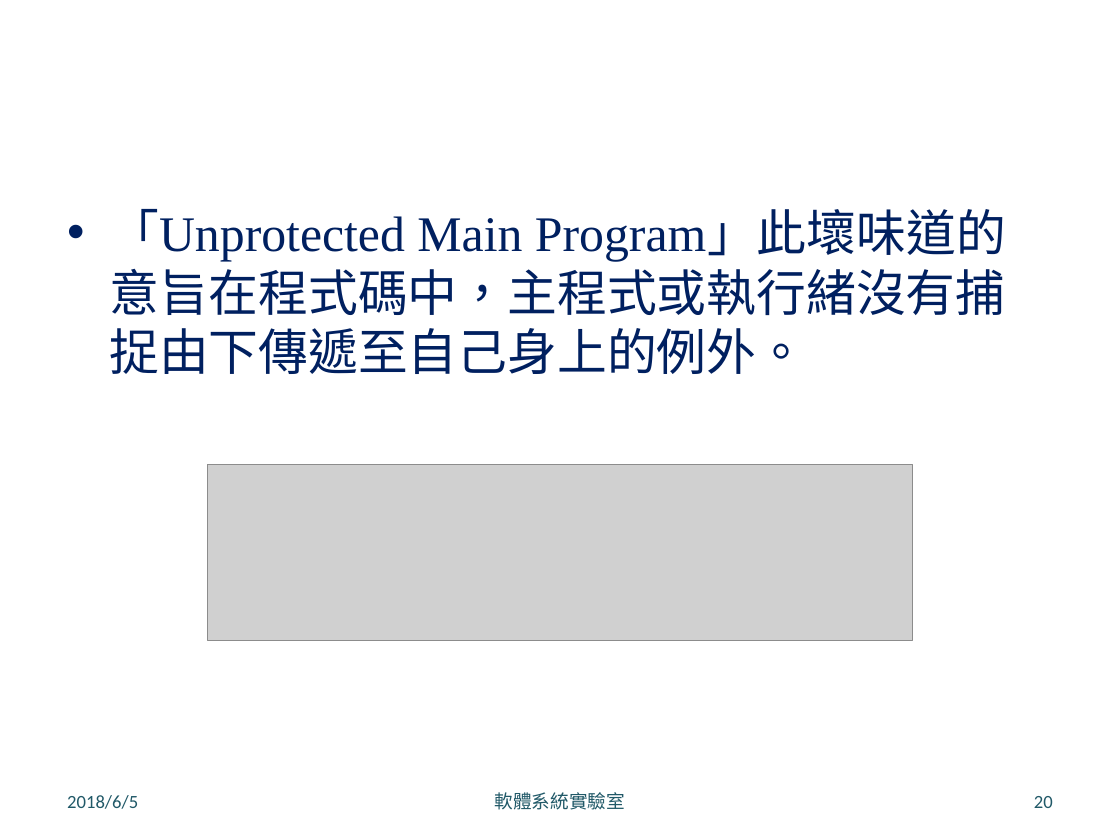
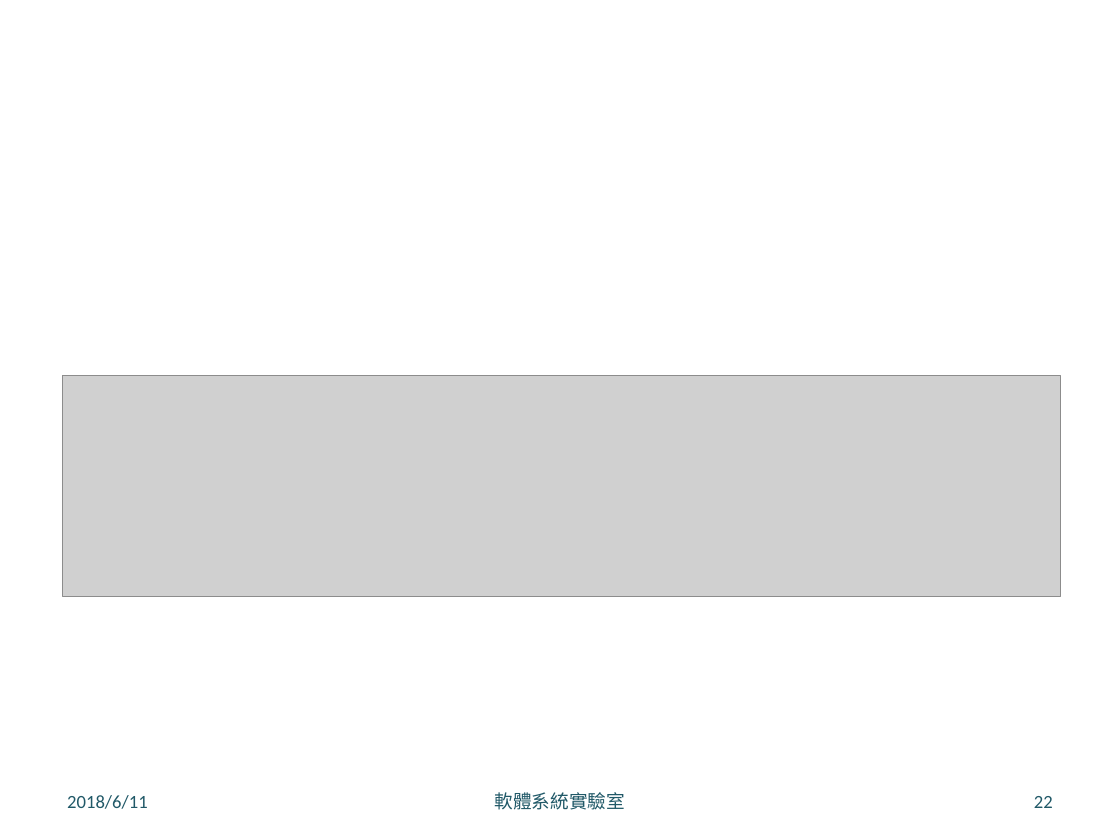
Before and after one commit to LeoLiu1209/Robusta-Thesis, a slide deck: slide 22 of 口試簡報 .pptx (slide 20 before the commit). Drawn at 1120x840 pixels with LibreOffice and Linux fonts; fonts in the diff are those of the drawing; grey boxes stand for pictures; background and template pictures are left out. Boxes give left, top, right and bottom in pixels: in the first picture for what was removed or moved away, otherwise in the second. Text is boxed around its words. In the diff, an @@ line names an element or a change of style, - is before the commit and + after.

```diff
--- a/口試簡報 .pptx
+++ b/口試簡報 .pptx
@@ text removed at (109, 209, 1006, 374) @@
-• 「Unprotected Main Program」此壞味道的意旨在程式碼中，主程式或執行緒沒有捕捉由下傳遞至自己身上的例外。
@@ picture added at (63, 376, 1061, 597) @@
@@ picture removed at (207, 464, 913, 640) @@
@@ text at (67, 795, 148, 809): text changed @@
-2018/6/5
+2018/6/11
@@ page number at (1034, 796, 1053, 808): text changed @@
-20
+22
```
Also in this commit, not shown: 18 other slides changed, 5 slides added, 9 other files.
